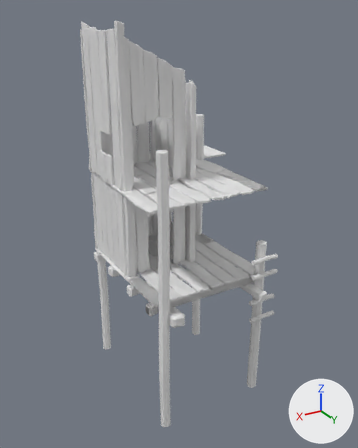
An edit to the Blender file SeaShack/SeaShack.blend, drawn before and after from the same camera.
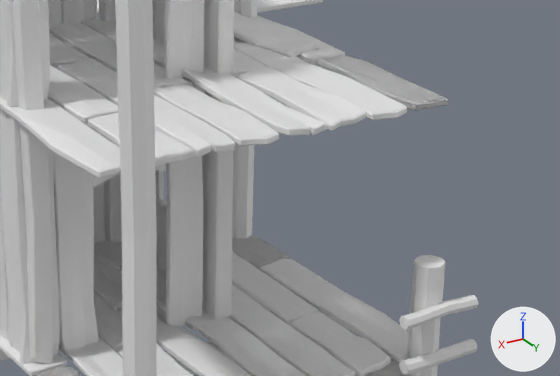
The first picture shows the older version from a 50 mm lens placed at (30.8, 54.2, 34.9), pointed at (-4.7, -5.0, 5.3). The close-ups show both versions on the part from 33% to 85% of the width and 34% to 63% of the height of that picture. The axes (+X, +Y, +Z) are drawn at lower right. The lights are the same throughout.
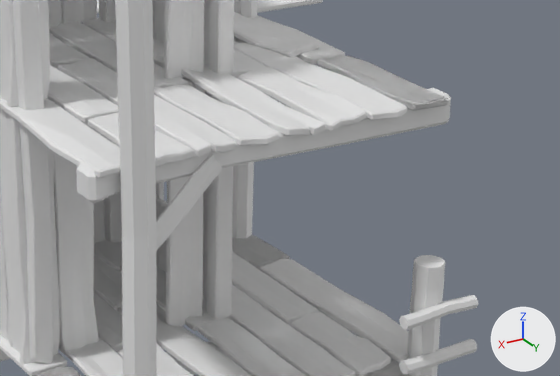
Scene script edits in JSON lines:
```json
{"op": "add", "block": "ob_cube_052", "code": ["ob_cube_052 = bpy.data.objects.new('Cube.052', me_cube_100.copy())  # the mesh of ob_cube_100", "ob_cube_052.location = (2.14, 5.98, 10.73)", "ob_cube_052.rotation_euler = (-1.987, 0.854, -3.528)  # degrees (-114, 49, -202)", "ob_cube_052.scale = (0.427, 0.717, 0.609)"]}
{"op": "add", "block": "ob_cube_051", "code": ["ob_cube_051 = bpy.data.objects.new('Cube.051', me_cube_043.copy())  # the mesh of ob_cube_040", "ob_cube_051.location = (-12.15, 4.91, 12.25)"]}
```

Location of each change, [x1, y1, x2, y2] in pixels of the close-ups (560 x 376 px):
```json
{"object": "Cube.051", "change": "added", "after": [76, 88, 451, 204]}
{"object": "Cube.052", "change": "added", "after": [156, 153, 222, 251]}
```
